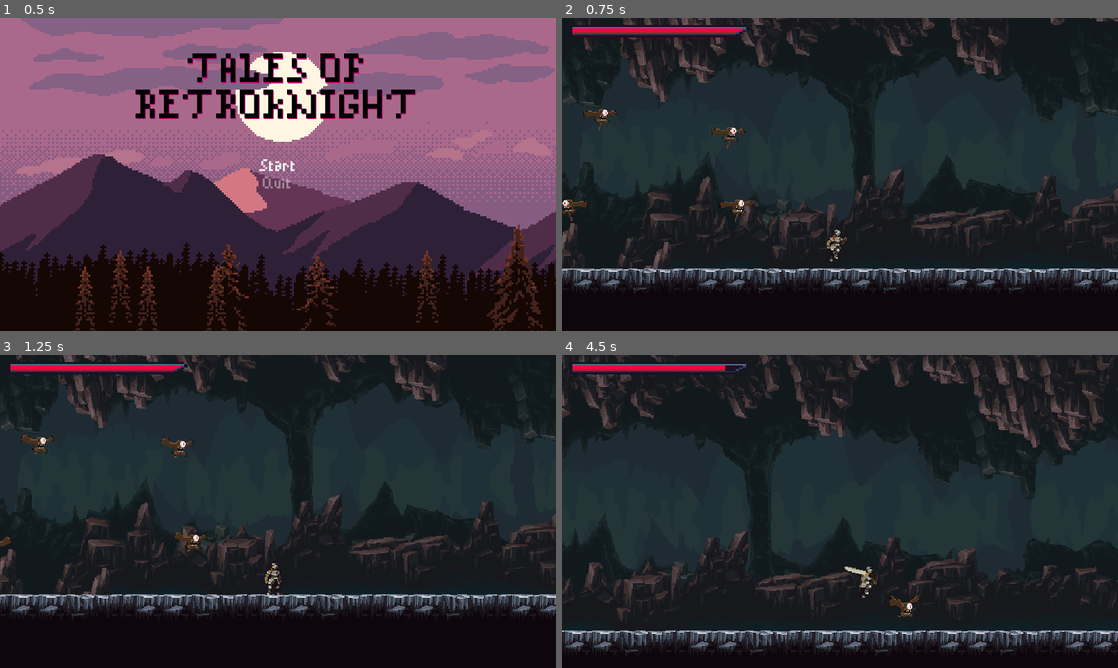
Above: before the commit, frames 1-4 (two rows, left to right).
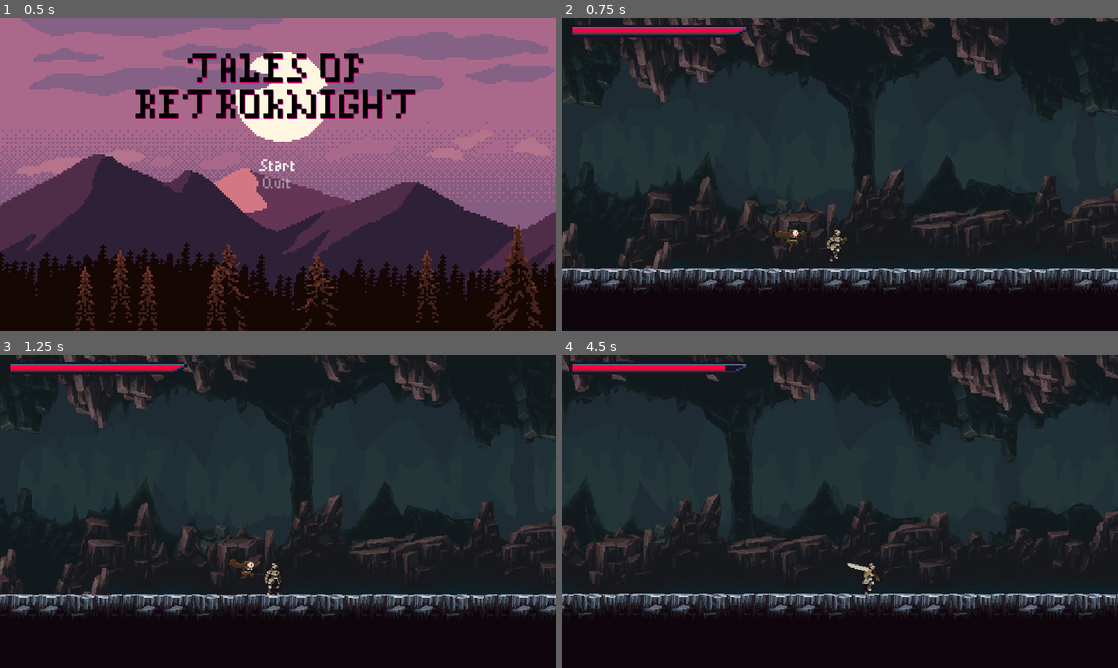
Above: after the commit, the same moments.

Repository: Astrol99/RetroKnight
Game: Godot game, scene res://src/MainMenu/MainMenu.tscn
The game is run twice, just before and just after one commit, with the same random seed, the same clock (stepped at 60 frames per second) and the same inputs.
Inputs (mouse positions are in pixels of both pictures, inside the frame that each line leads up to):
- Up to frame 1 (0.5 s): no input
- Up to frame 2 (0.75 s): click "Start" at 0.5 s
- Up to frame 3 (1.25 s): no input
- Up to frame 4 (4.5 s): move the mouse to (962, 495) at 1.27 s; hold Right (ui_right) 1.28-2.78 s; click (962, 495) at 1.35 s; tap Up (ui_up) at 1.52, 2.27, 3.77 s; move the mouse to (728, 527) at 2.02 s; tap Shift (roll) at 2.1, 3.6 s; move the mouse to (895, 442) at 2.77 s; hold Left (ui_left) 2.78-3.53 s; click (895, 442) at 2.85 s; move the mouse to (812, 574) at 3.52 s; hold Right (ui_right) from 3.53 s (still down); move the mouse to (1006, 558) at 4.27 s; click (1006, 558) at 4.35 s

Frame 1 is identical in both runs. In frame 2, 0.7% of the frame differs, in the area x 0-45%, y 29-75%; in frame 3, 0.6%; in frame 4, 26%, in the area x 0-100%, y 0-96%.

Commit message:
Added attack animation state for flying eye

Diff:
--- a/src/Entities/FlyingEye/Flying Eye.gd
+++ b/src/Entities/FlyingEye/Flying Eye.gd
@@ -99,7 +99,8 @@
 	velocity = Vector2.ZERO
 	state = States.DEATH
 
-func _on_Hitbox_body_entered(_body):
+func _on_Hitbox_area_entered(area):
+	velocity = Vector2.ZERO
 	state = States.ATTACK
 
 func _on_AnimatedSprite_animation_finished():
--- a/src/Entities/FlyingEye/Flying Eye.tscn
+++ b/src/Entities/FlyingEye/Flying Eye.tscn
@@ -44,6 +44,54 @@
 atlas = ExtResource( 3 )
 region = Rect2( 1050, 0, 150, 150 )
 
+[sub_resource type="AtlasTexture" id=17]
+atlas = ExtResource( 1 )
+region = Rect2( 0, 0, 150, 150 )
+
+[sub_resource type="AtlasTexture" id=18]
+atlas = ExtResource( 1 )
+region = Rect2( 150, 0, 150, 150 )
+
+[sub_resource type="AtlasTexture" id=19]
+atlas = ExtResource( 1 )
+region = Rect2( 300, 0, 150, 150 )
+
+[sub_resource type="AtlasTexture" id=20]
+atlas = ExtResource( 1 )
+region = Rect2( 450, 0, 150, 150 )
+
+[sub_resource type="AtlasTexture" id=21]
+atlas = ExtResource( 1 )
+region = Rect2( 600, 0, 150, 150 )
+
+[sub_resource type="AtlasTexture" id=22]
+atlas = ExtResource( 1 )
+region = Rect2( 750, 0, 150, 150 )
+
+[sub_resource type="AtlasTexture" id=23]
+atlas = ExtResource( 1 )
+region = Rect2( 900, 0, 150, 150 )
+
+[sub_resource type="AtlasTexture" id=24]
+atlas = ExtResource( 1 )
+region = Rect2( 1050, 0, 150, 150 )
+
+[sub_resource type="AtlasTexture" id=1]
+atlas = ExtResource( 2 )
+region = Rect2( 0, 0, 150, 150 )
+
+[sub_resource type="AtlasTexture" id=2]
+atlas = ExtResource( 2 )
+region = Rect2( 150, 0, 150, 150 )
+
+[sub_resource type="AtlasTexture" id=3]
+atlas = ExtResource( 2 )
+region = Rect2( 300, 0, 150, 150 )
+
+[sub_resource type="AtlasTexture" id=4]
+atlas = ExtResource( 2 )
+region = Rect2( 450, 0, 150, 150 )
+
 [sub_resource type="AtlasTexture" id=5]
 atlas = ExtResource( 4 )
 region = Rect2( 0, 0, 150, 150 )
@@ -58,54 +106,6 @@
 
 [sub_resource type="AtlasTexture" id=8]
 atlas = ExtResource( 4 )
-region = Rect2( 450, 0, 150, 150 )
-
-[sub_resource type="AtlasTexture" id=17]
-atlas = ExtResource( 1 )
-region = Rect2( 0, 0, 150, 150 )
-
-[sub_resource type="AtlasTexture" id=18]
-atlas = ExtResource( 1 )
-region = Rect2( 150, 0, 150, 150 )
-
-[sub_resource type="AtlasTexture" id=19]
-atlas = ExtResource( 1 )
-region = Rect2( 300, 0, 150, 150 )
-
-[sub_resource type="AtlasTexture" id=20]
-atlas = ExtResource( 1 )
-region = Rect2( 450, 0, 150, 150 )
-
-[sub_resource type="AtlasTexture" id=21]
-atlas = ExtResource( 1 )
-region = Rect2( 600, 0, 150, 150 )
-
-[sub_resource type="AtlasTexture" id=22]
-atlas = ExtResource( 1 )
-region = Rect2( 750, 0, 150, 150 )
-
-[sub_resource type="AtlasTexture" id=23]
-atlas = ExtResource( 1 )
-region = Rect2( 900, 0, 150, 150 )
-
-[sub_resource type="AtlasTexture" id=24]
-atlas = ExtResource( 1 )
-region = Rect2( 1050, 0, 150, 150 )
-
-[sub_resource type="AtlasTexture" id=1]
-atlas = ExtResource( 2 )
-region = Rect2( 0, 0, 150, 150 )
-
-[sub_resource type="AtlasTexture" id=2]
-atlas = ExtResource( 2 )
-region = Rect2( 150, 0, 150, 150 )
-
-[sub_resource type="AtlasTexture" id=3]
-atlas = ExtResource( 2 )
-region = Rect2( 300, 0, 150, 150 )
-
-[sub_resource type="AtlasTexture" id=4]
-atlas = ExtResource( 2 )
 region = Rect2( 450, 0, 150, 150 )
 
 [sub_resource type="SpriteFrames" id=25]
@@ -115,11 +115,6 @@
 "name": "flight",
 "speed": 5.0
 }, {
-"frames": [ SubResource( 5 ), SubResource( 6 ), SubResource( 7 ), SubResource( 8 ), SubResource( 8 ), SubResource( 8 ) ],
-"loop": false,
-"name": "death",
-"speed": 5.0
-}, {
 "frames": [ SubResource( 17 ), SubResource( 18 ), SubResource( 19 ), SubResource( 20 ), SubResource( 21 ), SubResource( 22 ), SubResource( 23 ), SubResource( 24 ) ],
 "loop": false,
 "name": "attack",
@@ -128,6 +123,11 @@
 "frames": [ SubResource( 1 ), SubResource( 2 ), SubResource( 3 ), SubResource( 4 ) ],
 "loop": false,
 "name": "takehit",
+"speed": 5.0
+}, {
+"frames": [ SubResource( 5 ), SubResource( 6 ), SubResource( 7 ), SubResource( 8 ), SubResource( 8 ), SubResource( 8 ) ],
+"loop": false,
+"name": "death",
 "speed": 5.0
 } ]
 
@@ -183,6 +183,7 @@
 shape = SubResource( 28 )
 
 [node name="Hitbox" parent="." instance=ExtResource( 9 )]
+collision_layer = 16
 collision_mask = 4
 
 [node name="CollisionShape2D" parent="Hitbox" index="0"]
@@ -201,7 +202,7 @@
 [connection signal="animation_finished" from="AnimatedSprite" to="." method="_on_AnimatedSprite_animation_finished"]
 [connection signal="area_entered" from="Hurtbox" to="." method="_on_Hurtbox_area_entered"]
 [connection signal="no_health" from="Stats" to="." method="_on_Stats_no_health"]
-[connection signal="body_entered" from="Hitbox" to="." method="_on_Hitbox_body_entered"]
+[connection signal="area_entered" from="Hitbox" to="." method="_on_Hitbox_area_entered"]
 
 [editable path="Hurtbox"]
 [editable path="PlayerDetectionZone"]
--- a/src/Entities/Player/Player.tscn
+++ b/src/Entities/Player/Player.tscn
@@ -533,7 +533,6 @@
 position = Vector2( 0, -20 )
 texture = ExtResource( 2 )
 hframes = 10
-frame = 4
 
 [node name="CollisionShape2D" type="CollisionShape2D" parent="."]
 position = Vector2( -1, 1 )
@@ -568,6 +567,7 @@
 
 [node name="Hurtbox" parent="." instance=ExtResource( 10 )]
 collision_layer = 4
+collision_mask = 16
 
 [node name="CollisionShape2D" parent="Hurtbox" index="0"]
 shape = SubResource( 70 )
--- a/src/Tutorial/Tutorial.tscn
+++ b/src/Tutorial/Tutorial.tscn
@@ -848,16 +848,7 @@
 tile_data = PoolIntArray( 983082, 53, 0, 983083, 53, 0, 1048619, 53, 0, 1048620, 53, 0, 1114156, 53, 0, 1179688, 53, 0, …(5777 unchanged characters)…
 
 [node name="Flying Eye" parent="." instance=ExtResource( 7 )]
-position = Vector2( 328, 279 )
-
-[node name="Flying Eye2" parent="." instance=ExtResource( 7 )]
-position = Vector2( 319, 197 )
-
-[node name="Flying Eye3" parent="." instance=ExtResource( 7 )]
-position = Vector2( 172, 175 )
-
-[node name="Flying Eye4" parent="." instance=ExtResource( 7 )]
-position = Vector2( 145, 278 )
+position = Vector2( 390, 313 )
 
 [node name="Player" parent="." instance=ExtResource( 8 )]
 position = Vector2( 451, 317 )
